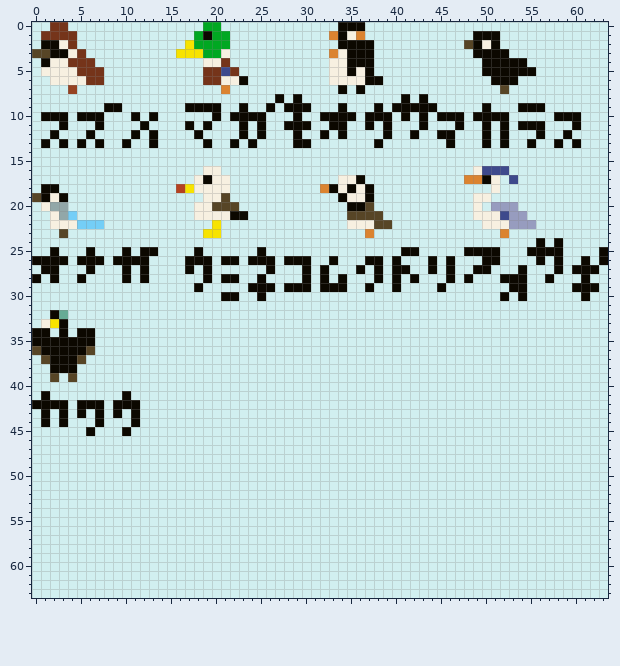
Edited in one commit: pixel-art sprite (src/2024/birds.png). Above: the version before the commit.
The file is 64x64 pixels.
The result:
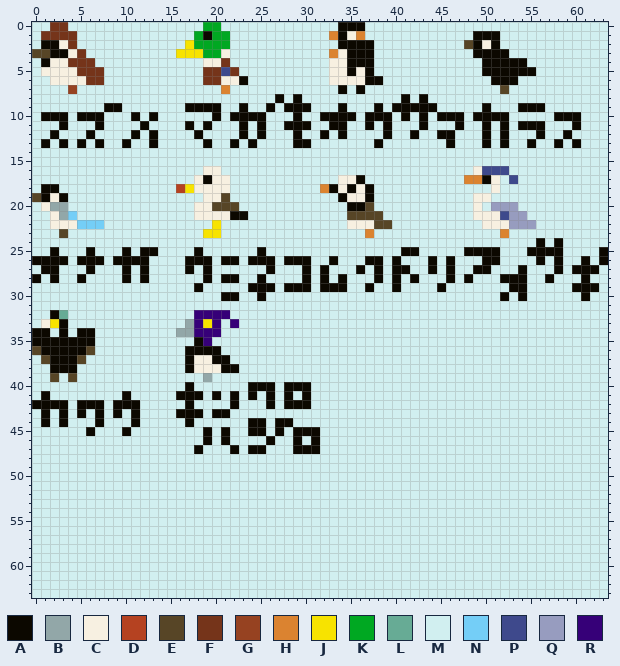
Palette (. is transparent): A #0c0800  B #92a7a8  C #f7f0e1  D #b54221  E #574526  F #75341a  G #964221  H #db8330  J #f7e300  K #00a822  L #67ab95  M #d1eff0  N #74cef7  P #3e498c  Q #979cbf  R #360078
From old to new:
y 32: x 18..21 MMMM -> RRRR
y 33: x 17..20 MMMM -> BRJR; x 22 M -> R
y 34: x 16..20 MMMMM -> BBRRR
y 35: x 18..19 MM -> AR
y 36: x 17..20 MMMM -> AAAA
y 37: x 17..21 MMMMM -> ACCAA
y 38: x 17..22 MMMMMM -> ACCCAA
y 39: x 19 M -> B
y 40: x 17 M -> A; x 24..26 MMM -> AAA; x 28..30 MMM -> AAA
y 41: x 16..18 MMM -> AAA; x 20 M -> A; x 22 M -> A; x 24 M -> A; x 26 M -> A; x 28 M -> A; x 30 M -> A
y 42: x 17 M -> A; x 22 M -> A; x 26 M -> A; x 28..30 MMM -> AAA
y 43: x 16..18 MMM -> AAA; x 20..21 MM -> AA
y 44: x 17 M -> A; x 24..25 MM -> AA; x 27..28 MM -> AA
y 45: x 19 M -> A; x 21 M -> A; x 24..25 MM -> AA; x 27 M -> A; x 29..31 MMM -> AAA
y 46: x 19 M -> A; x 21 M -> A; x 26 M -> A; x 29 M -> A; x 31 M -> A
y 47: x 18 M -> A; x 22 M -> A; x 24..25 MM -> AA; x 29..31 MMM -> AAA
